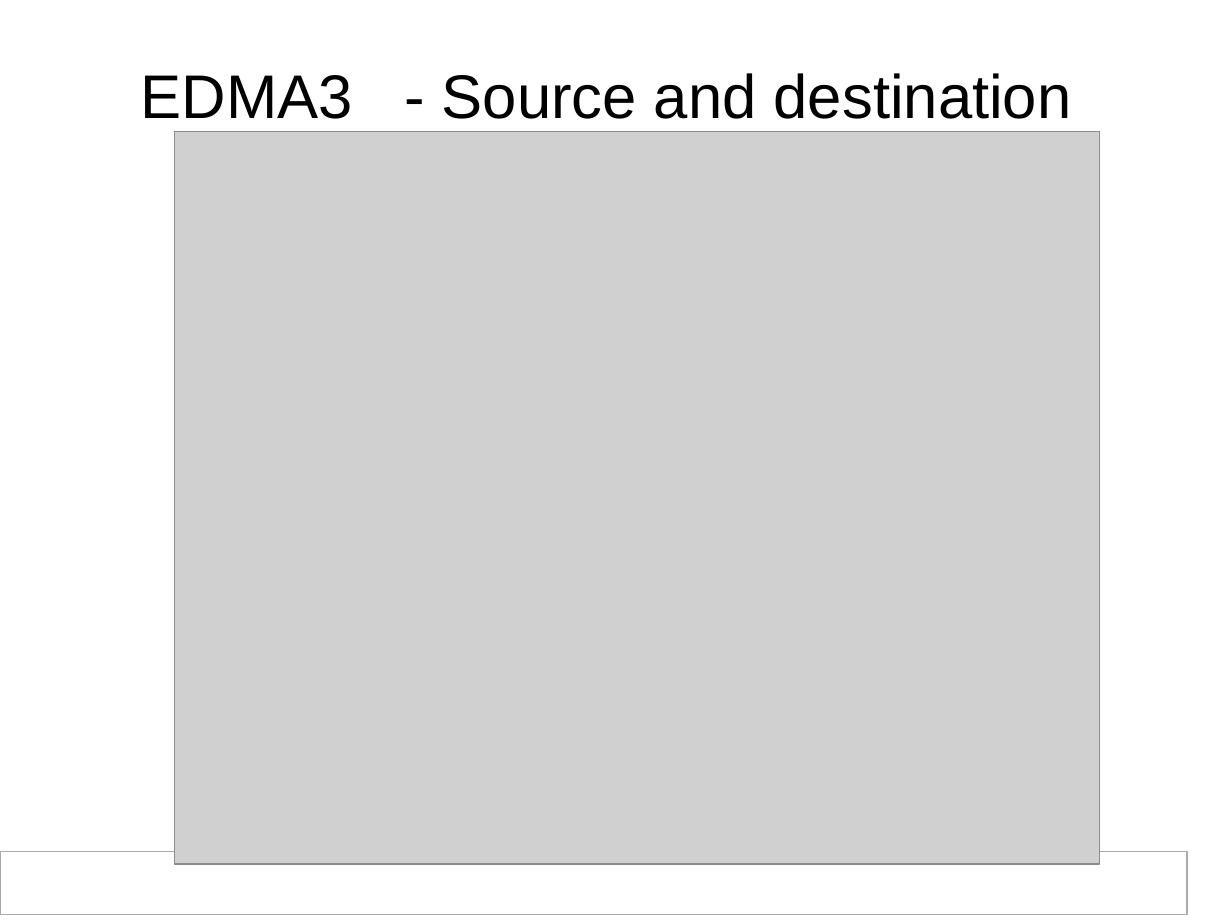
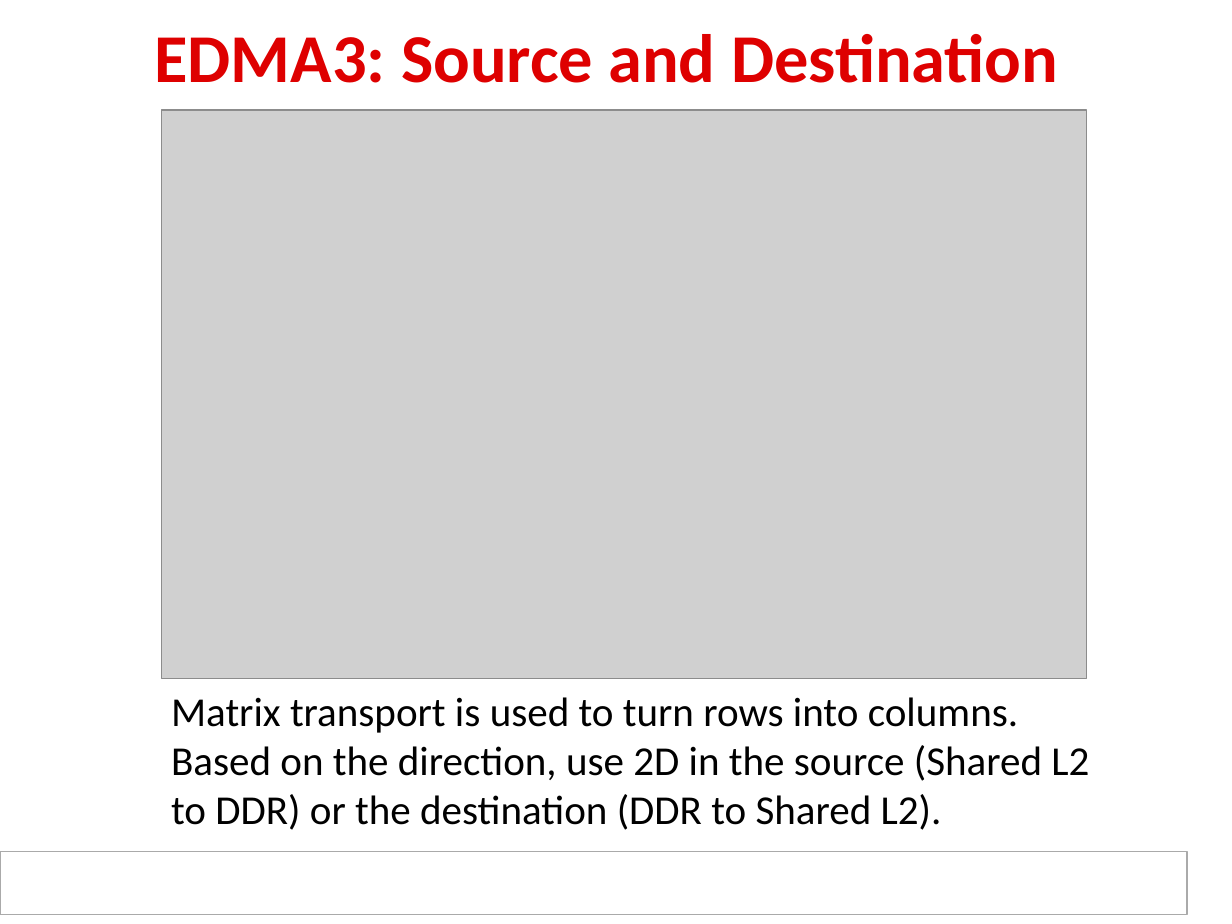
Before and after one commit to hari1989/keystone-workshop, a slide deck: slide 16 of slides/KeyStone SoC Architecture.pptx. Drawn at 1232x924 pixels with LibreOffice and Linux fonts; fonts in the diff are those of the drawing; grey boxes stand for pictures; background and template pictures are left out. Boxes give left, top, right and bottom in pixels: in the first picture for what was removed or moved away, otherwise in the second. Text is boxed around its words. In the diff, an @@ line names an element or a change of style, - is before the commit and + after.

Commit message:
Revised/formatted EDMA3 graphics/slides. RJH

```diff
--- a/slides/KeyStone SoC Architecture.pptx
+++ b/slides/KeyStone SoC Architecture.pptx
@@ text at (154, 34, 1058, 83): text changed; size 36 to 40 pt; font Arial to Calibri; text colour #000000 to #DE0000; bold on @@
-EDMA3 - Source and destination
+EDMA3: Source and Destination
@@ picture: place and size @@
-picture at (175, 132, 1099, 865)
+picture at (161, 110, 1085, 679)
@@ text added at (171, 697, 1089, 830), 24 pt, text #000000 @@
+Matrix transport is used to turn rows into columns.
+Based on the direction, use 2D in the source (Shared L2 to DDR) or the destination (DDR to Shared L2).
```
Also in this commit, not shown: 4 other slides changed.
